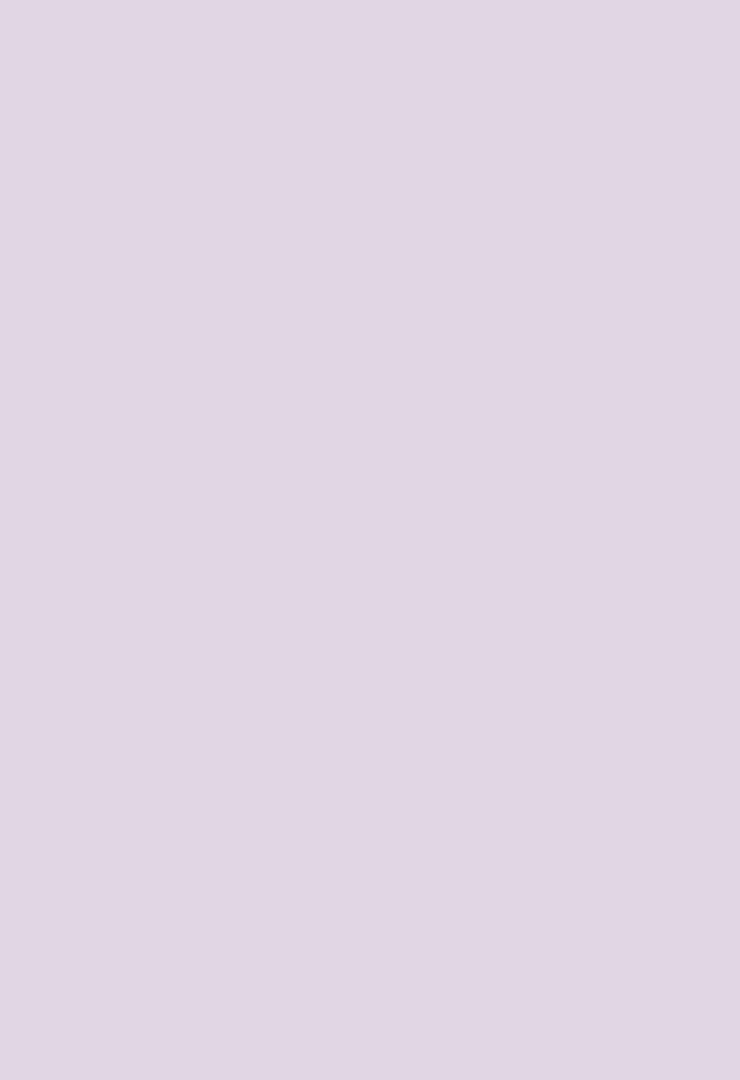
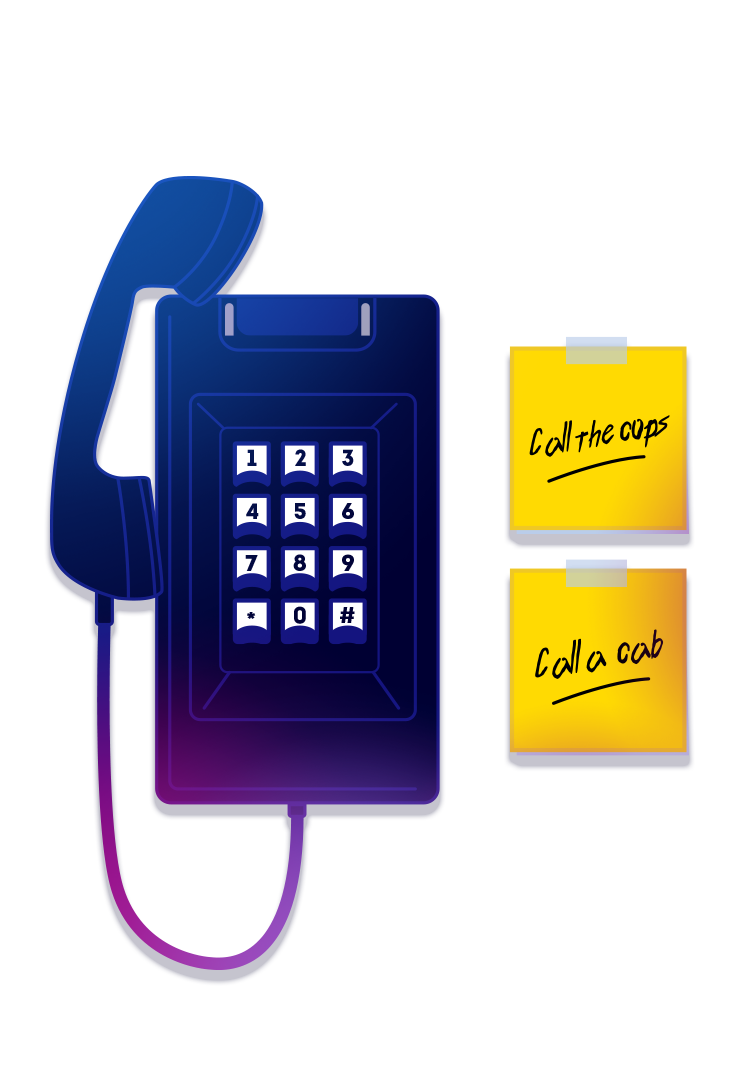
Layer changes from the first (740, 1080) image to the second:
added layer "Calque 3" (lighten, 60%) above "Calque 4" over [0, 33, 704, 1080]
added layer "Calque 4" above "Calque 5" over [0, 300, 740, 1080]
added layer "Calque 5" above "Calque 0" over [50, 176, 689, 970]
hid "Calque 0" over [0, 0, 740, 1080]
